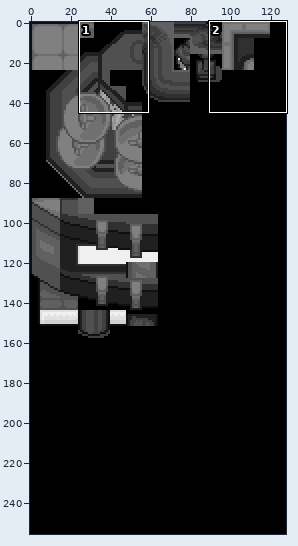
File history of a sprite sheet, data/tilesets/secondary/jubilife/tiles.png. Above: a wide view before the commit, with the close-up outlined.
Close-up. Before:
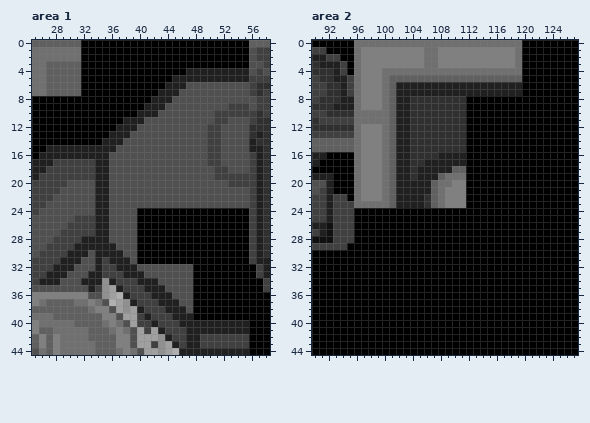
The file is 128x256 pixels. Shown: area 1: x 25..58, y 0..44; area 2: x 90..127, y 0..44.
New version:
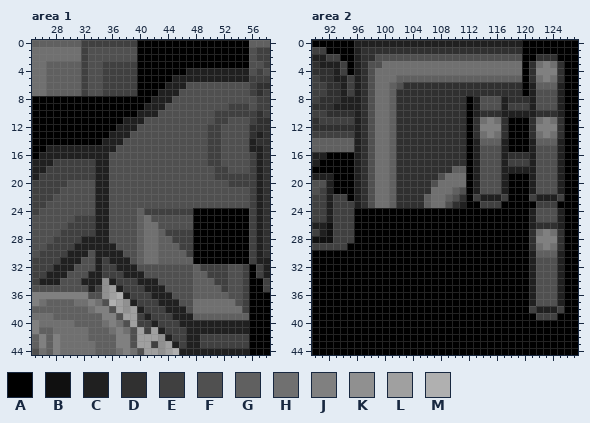
Palette (. is transparent): A #000000  B #101010  C #202020  D #303030  E #404040  F #505050  G #606060  H #707070  J #808080  K #909090  L #a0a0a0  M #b0b0b0
From old to new:
Changed rows in their new state; - is an unchanged pixel.
Area 1:
first column x 32:
 0 EEEEEEEE
 1 EFFFFFFF
 2 EFFFFFFF
 3 EFFEEEEE
 4 EFFEEEEE
 5 EFFEEEEE
 6 EFFEEEEE
 7 EFFEEEEE
first column x 40:
24 GEEEEEEE--------
25 GHFFFFFF--------
26 GHHFFFFF--------
27 GHHGEEEE--------
28 GHHGGEEE--------
29 GHHGGGEE--------
30 GHHGGGGE--------
31 GHHGGGGG--------
32 --------GEEEEFFE
33 --------GGEEEFFE
34 --------GGGEEFFE
35 --------GGGGEFFE
36 --------GGGGGFFE
37 --------HHHHHHFE
38 --------HHHHHHHE
39 --------GGGGGGGG
Area 2:
first column x 96:
 0 CCCCCCCCCCCCCCCCCCCCCCCC------
 1 CDDDDDDDDDDDDDDDDDDDDDDD------
 2 CDDFFFFFFFFFFFFFFFFFFFFF--DDD-
 3 CDFFHHHHHH--HHHHHHHHHHH--DHJHD
 4 CDFH---------------------DJJJD
 5 CDFH-H-------------------DHJHD
 6 CDFH--FDDDDDDDDDDDDDDDDD-CGGGC
 7 CDFH--DDDDDDDDDDDDDDDDDD-CFFFC
 8 CDFH--DD---------CFFFCDDDCFFFC
 9 CDFH--DD---------CFFFCEEECFFFC
10 CDF---DD---------CDDDCCCCCDDDC
11 CDF---DD---------DHJHD---DHJHD
12 CDFH--DD---------DJJJD---DJJJD
13 CDFH--DD---------DHJHD---DHJHD
14 CDFH--DD---------CGGGC---CGGGC
15 CDFH--DD---------CFFFC---CFFFC
16 CDFH--DD----DDDD-CFFFCDDDCFFFC
17 CDFH--DD--DDDDDD-CFFFCEEECFFFC
18 CDFH--DD-DDDDD---CFFFCCCCCFFFC
19 CDFH--DD-DDDF----CFFFC---CFFFC
20 CDFH--DDDDDF--HH-CFFFC---CFFFC
21 CDFH--DDDDDH-HGF-CFFFC---CFFFC
22 CDFH--DDDDGH-GFD-ECCCE---ECCCE
23 CDF---DDDDGH-FDC--EEE-----EEE-
24 -------------------------CFFFC
25 -------------------------CFFFC
26 -------------------------CDDDC
27 -------------------------DHJHD
28 -------------------------DJJJD
29 -------------------------DHJHD
30 -------------------------CGGGC
31 -------------------------CFFFC
32 -------------------------CFFFC
33 -------------------------CFFFC
34 -------------------------CFFFC
35 -------------------------CFFFC
36 -------------------------CFFFC
37 -------------------------CFFFC
38 -------------------------ECCCE
39 --------------------------EEE-
